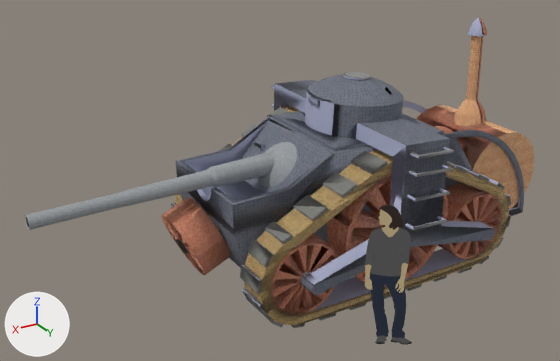
What one commit did to the COLLADA model 40-rad-sa-modelima/90-modeli-dae/modeli/steampunk-tank/model.dae.
The view is the same before and after, from a 50 mm camera at (5.51, 8.76, 5.14) aimed at (1.02, 1.29, 1.4). Arrows for +X, +Y and +Z are at lower left; the lights stay in place. Where no turn or scale is listed for an object, it has been applied to the vertices. Vertices at the same position are counted once.

Before the edit, the objects in view are built like this:
```python
me_group_0 = bpy.data.meshes.new('group_0')
me_group_0.from_pydata(...)  # 5279 vertices, 11755 faces; spans x 0.0..6.84, y 0.0..3.15, z 0.0..3.05
me_group_0.materials.append(mat_metal_seamed)  # picture img_metal_seamed_jpg
me_group_0.materials.append(mat_material)  # blue #abb0cc
me_group_0.materials.append(mat_metal_rusted)  # picture img_metal_rusted_jpg
me_group_0.materials.append(mat_color_004)  # grey #8e8e8e
me_group_0.materials.append(mat_carpet_loop_pattern)  # picture img_carpet_loop_pattern_jpg
me_group_0.materials.append(mat_metal_rough)  # picture img_metal_rough_jpg
me_group_0.materials.append(mat_metal_steel_textured)  # picture img_metal_steel_textured_jpg
me_group_0.materials.append(mat_metal_brass_ceiling)  # picture img_metal_brass_ceiling_jpg
me_group_0.materials.append(mat_color_008)  # black #1e1e1e
me_group_0.materials.append(mat_color_007)  # black #3a3a3a
me_group_0.materials.append(mat_metal_steel_textured_white)  # picture img_metal_steel_textured_white_jpg
me_susan = bpy.data.meshes.new('Susan')
me_susan.from_pydata(...)  # 418 vertices, 629 faces; spans x -0.27..0.19, y -0.12..0.18, z 0.0..1.69
# faces by material slot: [165, 181, 59, 8, 28, 139, 49]
me_susan.materials.append(mat_96_96_96)  # dark grey #606060
me_susan.materials.append(mat_beige_1)  # beige #d3bd90
me_susan.materials.append(mat_color_b24)  # brown #33231e
me_susan.materials.append(mat_lightgray)  # grey #a9a9a9
me_susan.materials.append(mat_0135_darkgray)  # dark grey #515151
me_susan.materials.append(mat_jean_blue)  # dark blue #242f42
me_susan.materials.append(mat_charcoal)  # black #232323
ob_group_0 = bpy.data.objects.new('group_0', me_group_0)
ob_group_0.location = (-2.816, -0.401, -0.002)
ob_susan = bpy.data.objects.new('Susan', me_susan)
ob_susan.location = (0.851, 3.191, 0.1)
```
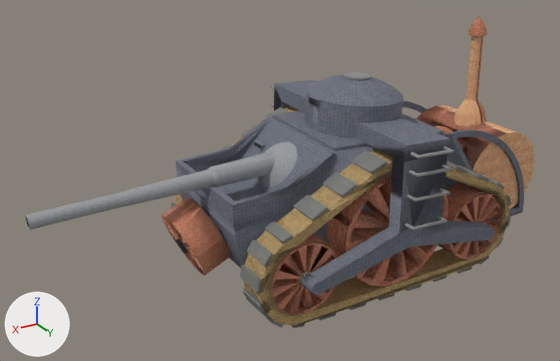
The newer file is also turned or shifted as a whole; pictures and numbers use the older file's frame.

Location of each change, (x1, y1, x2, y2) in pixels of the pictures (560 x 361 px):
```json
{"object": "Susan", "change": "deleted", "before": [365, 205, 412, 345], "faces in mat_96_96_96 (dark grey #606060)": [365, 228, 411, 343], "faces in mat_jean_blue (dark blue #242f42)": [370, 273, 406, 338], "faces in mat_beige_1 (beige #d3bd90)": [365, 209, 408, 293], "faces in mat_color_b24 (brown #33231e)": [379, 205, 403, 230]}
{"part": 1, "of": "me_group_0", "change": "recoloured", "before": [172, 116, 511, 306], "after": [172, 116, 511, 306]}
{"part": 2, "of": "me_group_0", "change": "recoloured", "before": [468, 17, 484, 36], "after": [468, 17, 484, 36]}
{"part": 3, "of": "me_group_0", "change": "recoloured", "before": [271, 74, 450, 230], "after": [271, 74, 450, 230]}
{"part": 4, "of": "me_group_0", "change": "recoloured", "before": [308, 249, 471, 313], "after": [308, 249, 471, 313], "on screen": "grey to brown"}
{"part": 5, "of": "me_group_0", "change": "recoloured", "before": [183, 84, 520, 285], "after": [183, 84, 520, 285]}
```

Scene script edits in JSON lines:
```json
{"block": "me_group_0", "where": "me_group_0.from_pydata(...)  # 5279 vertices, 11755 faces; spans x 0.0..6.84, y 0.0..3.15, z 0.0..3.05"}
{"block": "me_group_0", "where": "# used by ob_group_0; location = (-2.816, -0.401, -0.002)"}
{"block": "me_group_0", "change": "me_group_0 part 1: 328 faces spanning x 0.17..4.76, y 0.4..2.75, z 0.0..2.82 switch from mat_material (blue #abb0cc) to mat_metal_seamed (picture img_metal_seamed_jpg)"}
{"block": "me_group_0", "change": "me_group_0 part 2: 307 faces spanning x 0.57..1.48, y 1.45..1.7, z 1.28..3.05 switch from mat_material (blue #abb0cc) to mat_metal_rusted (picture img_metal_rusted_jpg)"}
{"block": "me_group_0", "change": "me_group_0 part 3: 1139 faces spanning x 0.17..4.82, y 0.0..3.15, z 0.34..2.54 switch from mat_material (blue #abb0cc) to mat_color_004 (grey #8e8e8e)"}
{"block": "me_group_0", "change": "me_group_0 part 4: 166 faces spanning x 0.93..4.73, y 0.4..2.75, z 0.04..1.85 switch from mat_material (blue #abb0cc) to mat_carpet_loop_pattern (picture img_carpet_loop_pattern_jpg)"}
{"block": "me_group_0", "change": "me_group_0 part 5: 501 faces spanning x 0.17..4.82, y 0.15..3.0, z 0.34..2.43 switch from mat_material (blue #abb0cc) to mat_metal_steel_textured (picture img_metal_steel_textured_jpg)"}
{"op": "remove", "block": "ob_susan", "code": ["ob_susan = bpy.data.objects.new('Susan', me_susan)", "ob_susan.location = (0.851, 3.191, 0.1)"]}
```
